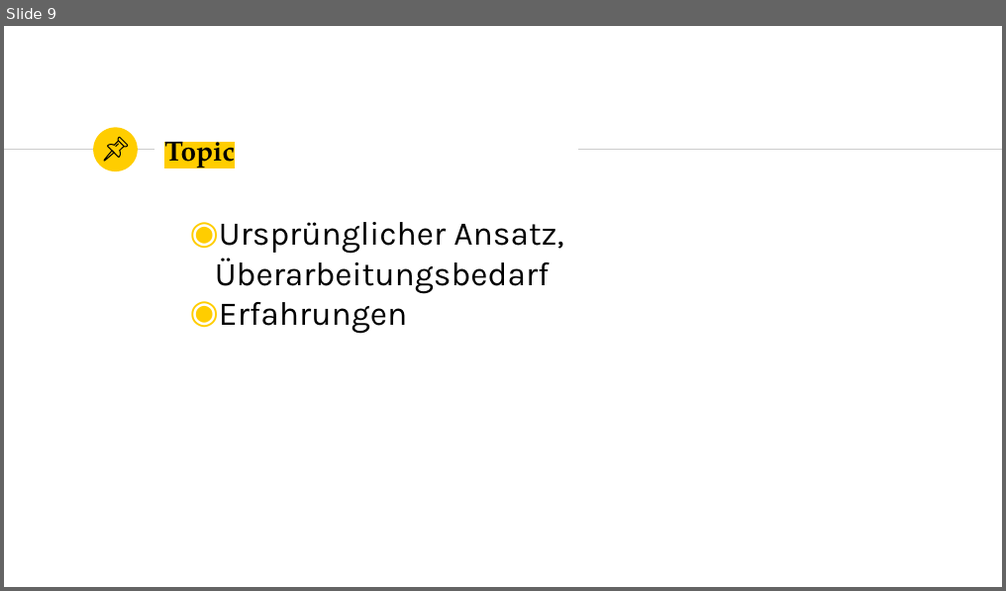
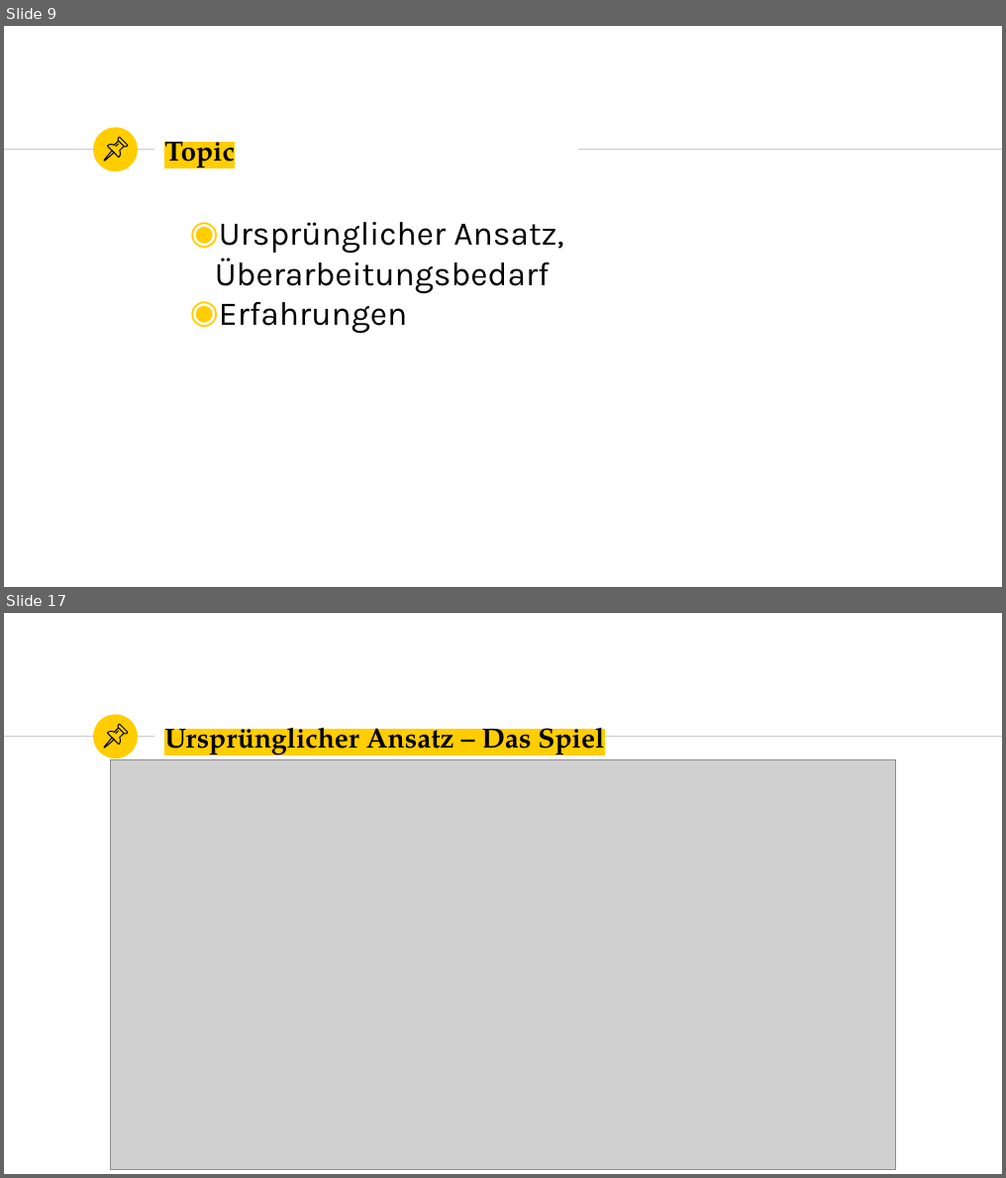
Before and after one commit to marcelherd/OOT-Projekt, a slide deck: Presentation/Presentation.pptx. Shown one above the other, each under a label of ours: slide 9 before the commit, slides 9 and 17 after it; the slides between them are not shown. The pictures are 1006x591 and 1006x1178 pixels, drawn with LibreOffice and Linux fonts; fonts in the diff are those of the drawing; grey boxes stand for pictures. Boxes give left, top, right and bottom in pixels: in the first picture for what was removed or moved away, otherwise in the second. Text is boxed around its words. In the diff, an @@ line names an element or a change of style, - is before the commit and + after.

```diff
--- a/Presentation/Presentation.pptx
+++ b/Presentation/Presentation.pptx
@@ slide 17 added at (4, 613, 1002, 1174), background #FFFFFF; not listed: 3 template elements that a slide beside it also shows @@
@@ group added at (104, 725, 127, 748): 4 freeform shapes @@
@@ title added at (164, 719, 604, 759), 20 pt, text #000000, bold @@
+Ursprünglicher Ansatz – Das Spiel
@@ picture added at (110, 760, 895, 1169) @@
```
Also in this commit, not shown: 22 other slides added.
